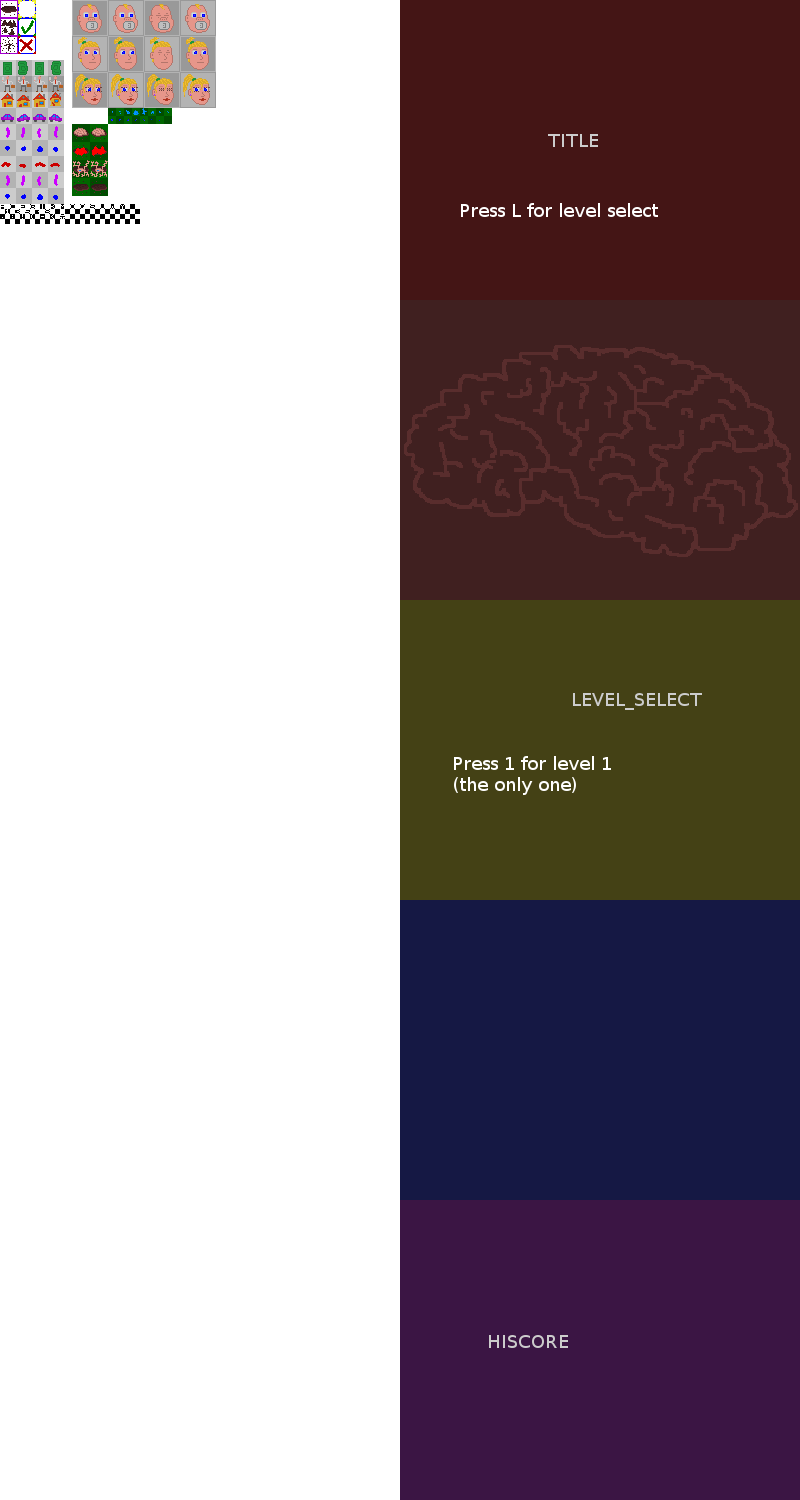
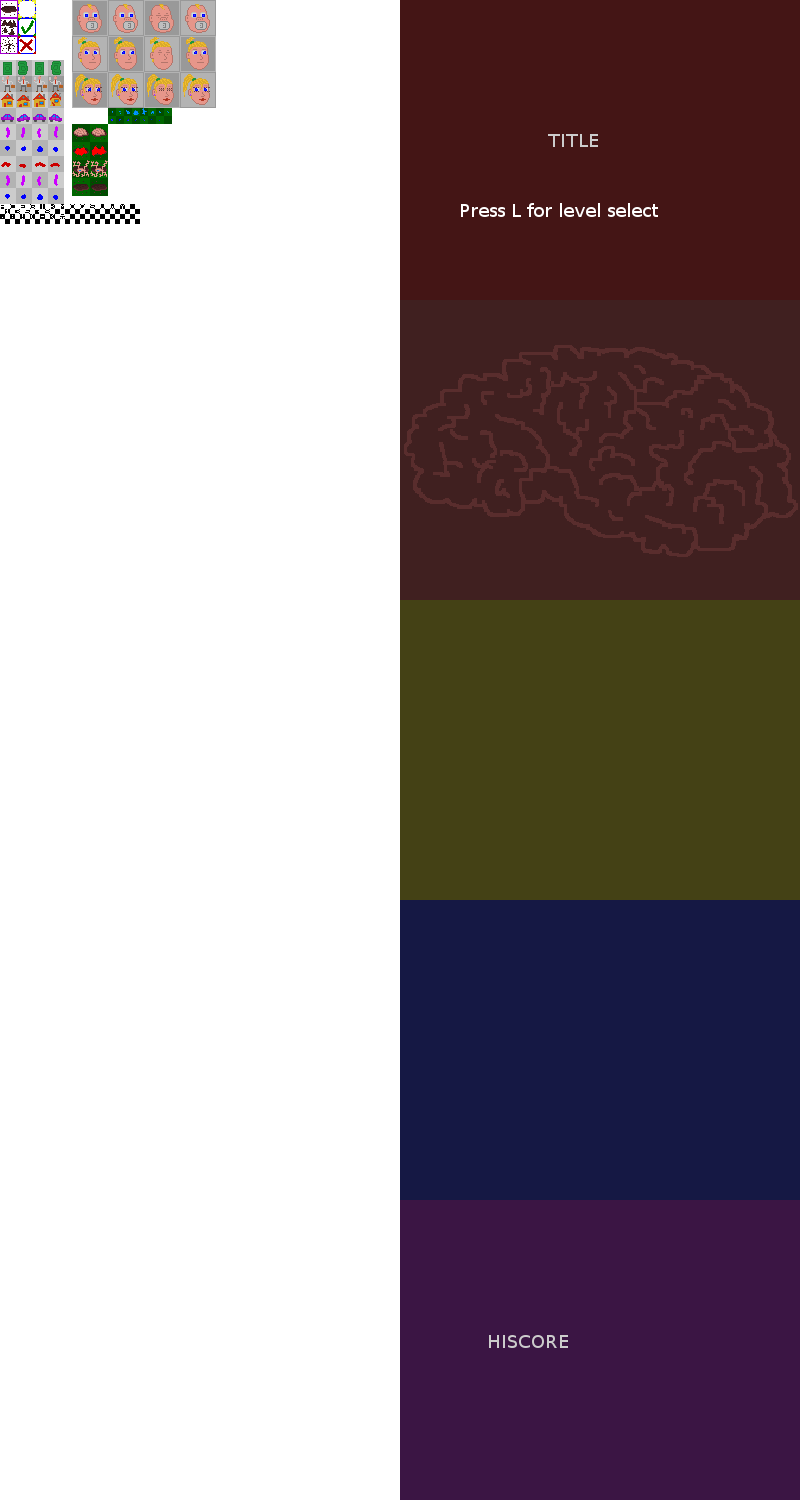
Layers edited between the first and the second 800×1500 image:
removed layer "LEVEL_SELECT" over (x1=573, y1=693, x2=702, y2=710)
removed layer "Press 1 for level 1 ..." over (x1=454, y1=756, x2=611, y2=795)
